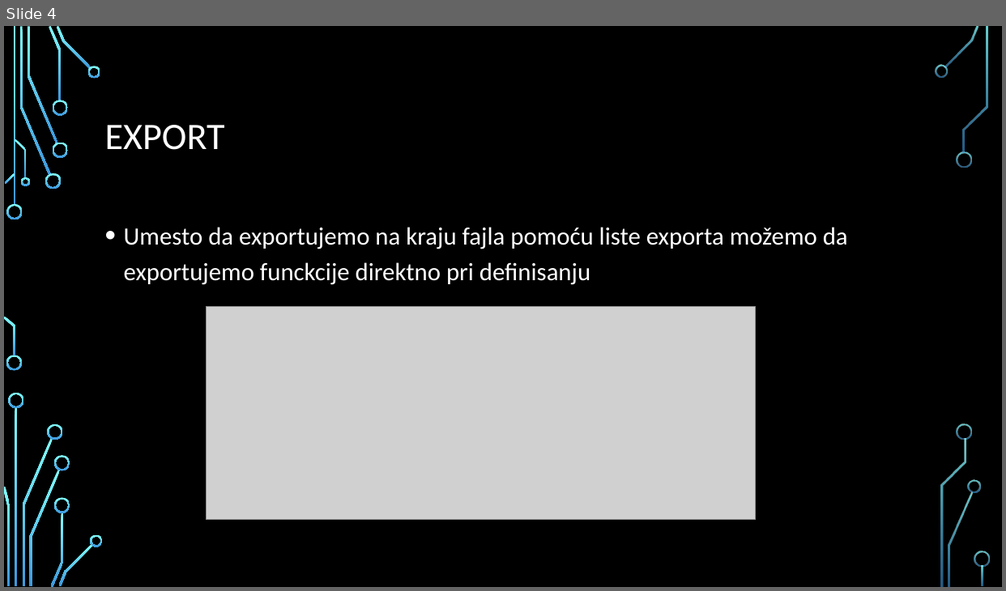
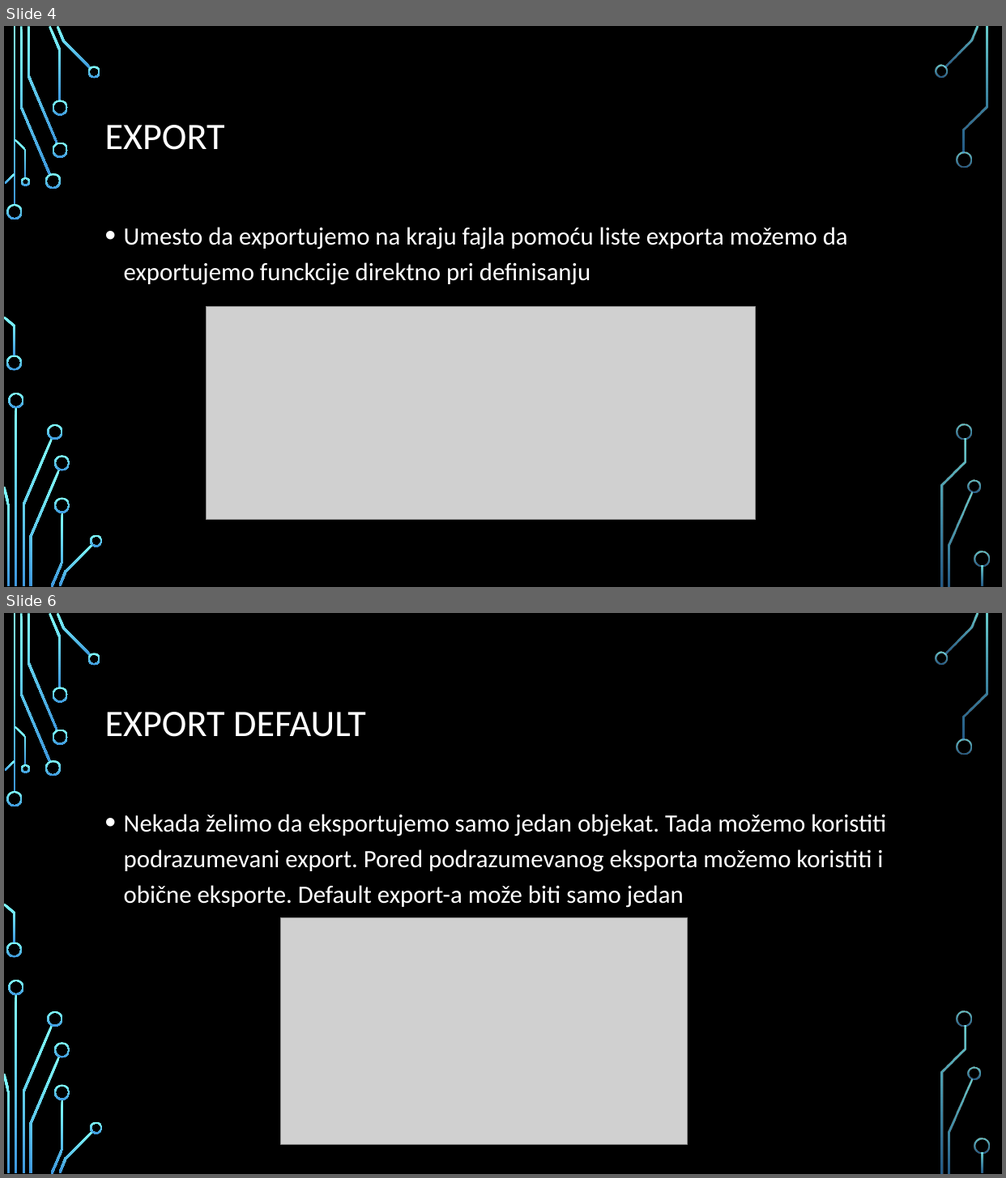
Before and after one commit to MihajloMilojevic/Sekcija, a slide deck: JavaScript/Napredno/prezentacije/12. Moduli.pptx. Shown one above the other, each under a label of ours: slide 4 before the commit, slides 4 and 6 after it; the slides between them are not shown. The pictures are 1006x591 and 1006x1178 pixels, drawn with LibreOffice and Linux fonts; fonts in the diff are those of the drawing; grey boxes stand for pictures; background and template pictures are left out. Boxes give left, top, right and bottom in pixels: in the first picture for what was removed or moved away, otherwise in the second. Text is boxed around its words. In the diff, an @@ line names an element or a change of style, - is before the commit and + after.

```diff
--- a/JavaScript/Napredno/prezentacije/12. Moduli.pptx
+++ b/JavaScript/Napredno/prezentacije/12. Moduli.pptx
@@ slide 6 added at (x1=4, y1=613, x2=1002, y2=1174), background picture (left out); not listed: 36 template elements that a slide beside it also shows @@
@@ title added at (x1=105, y1=712, x2=366, y2=737), 36 pt, text #FFFFFF @@
+EXPORT DEFAULT
@@ text added at (x1=124, y1=814, x2=886, y2=908), 24 pt, text #FFFFFF @@
+• Nekada želimo da eksportujemo samo jedan objekat. Tada možemo koristiti podrazumevani export. Pored podrazumevanog eksporta možemo koristiti i obične eksporte. Default export-a može biti samo jedan
@@ picture added at (x1=280, y1=918, x2=688, y2=1144) @@
```
Also in this commit, not shown: 1 slide changed, 4 other slides added, 3 other files.
